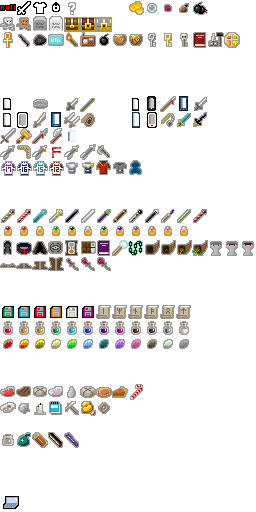
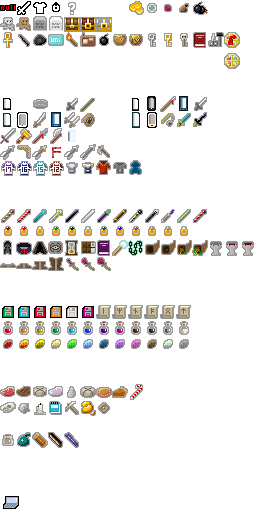
Layers edited between the first and the second 256×512 image:
painted on "combined" over bbox(228, 35, 236, 45)
painted on "items" over bbox(224, 35, 240, 69)
